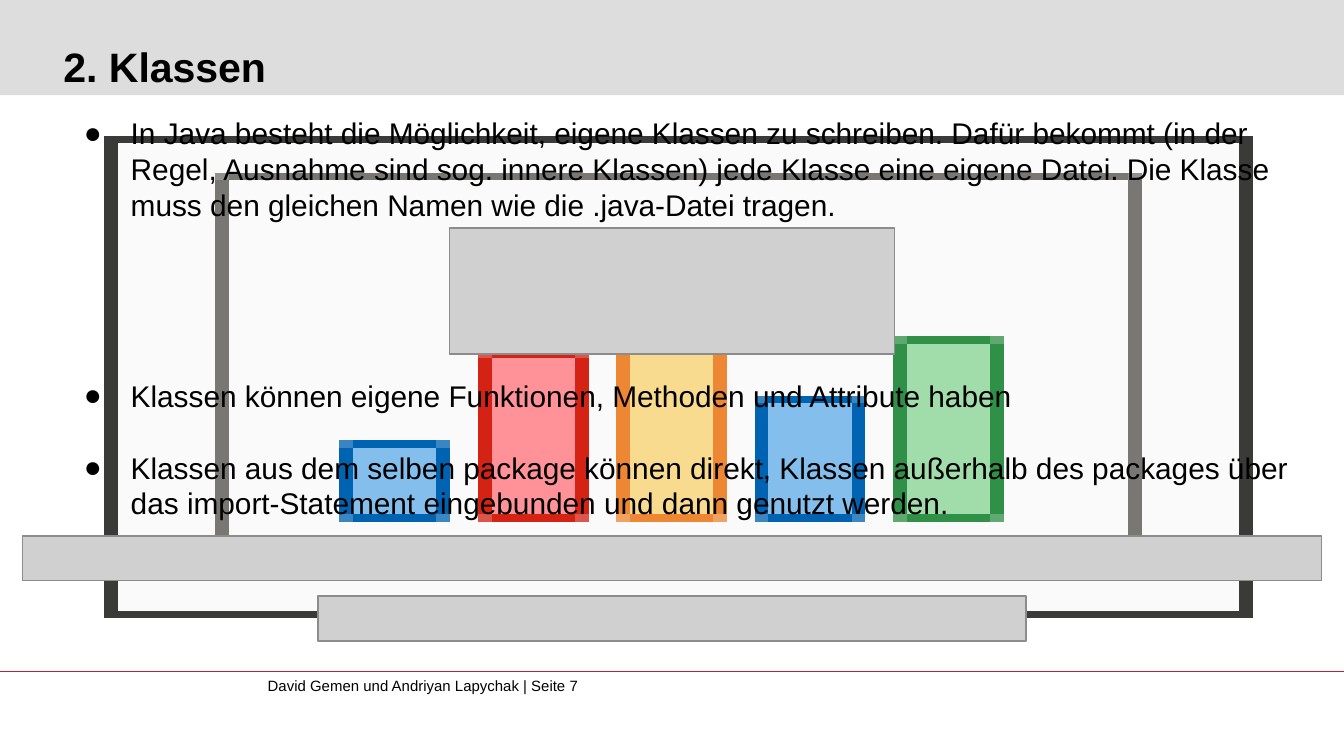
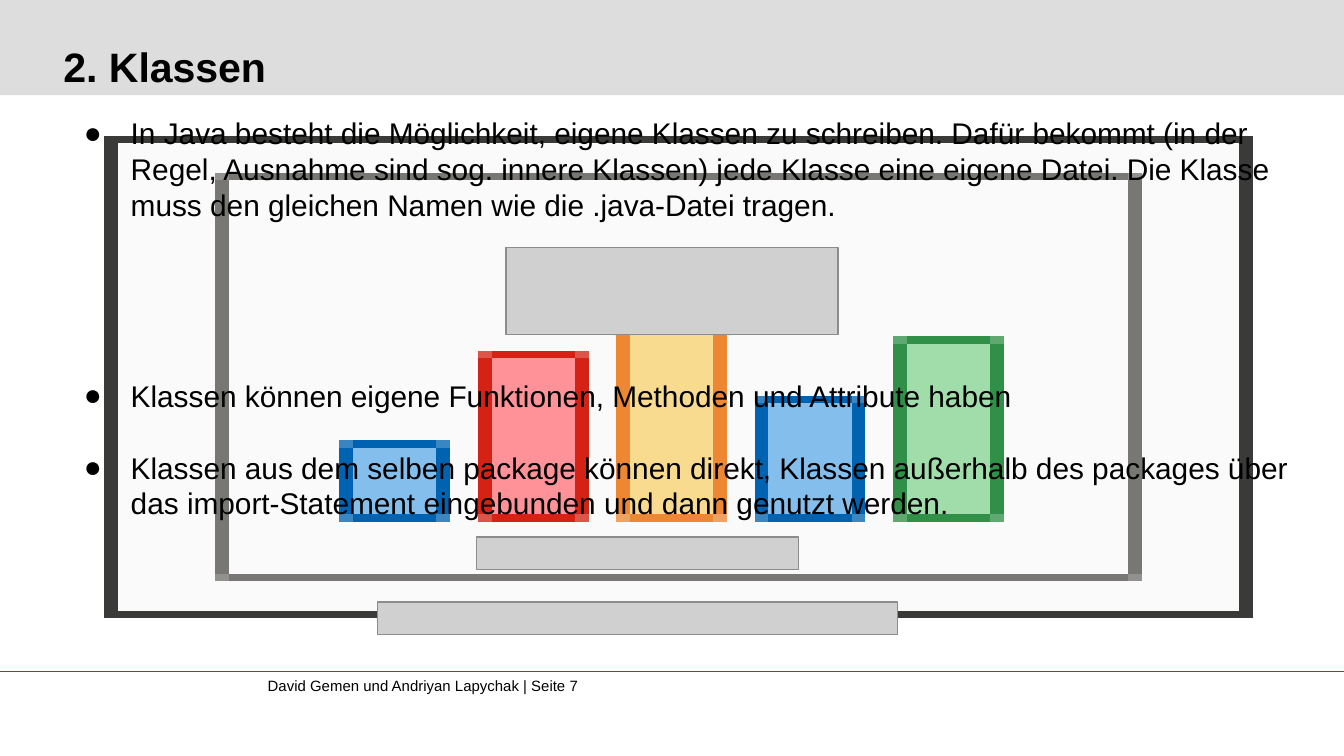
Before and after one commit to gemdav/Programmieren-1-Tutorium, a slide deck: slide 7 of slides/04_functions_classes_packages.pptx. Drawn at 1344x756 pixels with LibreOffice and Linux fonts; fonts in the diff are those of the drawing; grey boxes stand for pictures; background and template pictures are left out. Boxes give left, top, right and bottom in pixels: in the first picture for what was removed or moved away, otherwise in the second. Text is boxed around its words. In the diff, an @@ line names an element or a change of style, - is before the commit and + after.

```diff
--- a/slides/04_functions_classes_packages.pptx
+++ b/slides/04_functions_classes_packages.pptx
@@ picture: place and size @@
-picture at [449, 228, 895, 355]
+picture at [507, 247, 839, 335]
@@ picture removed at [23, 536, 1322, 581] @@
@@ picture added at [477, 538, 800, 570] @@
@@ picture: place and size @@
-picture at [319, 597, 1027, 641]
+picture at [378, 602, 898, 634]
```
Also in this commit, not shown: 5 other slides changed, 23 other files.
